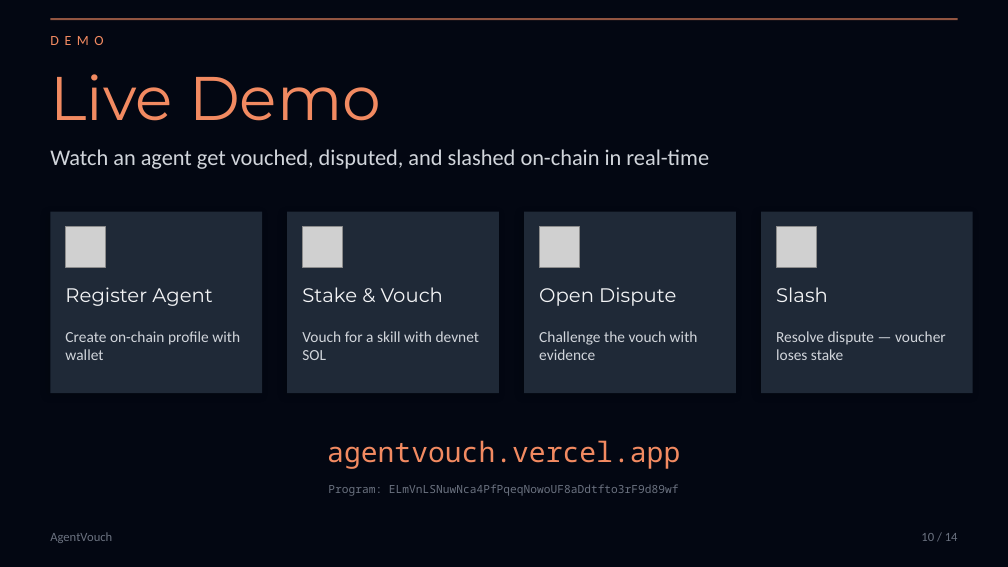
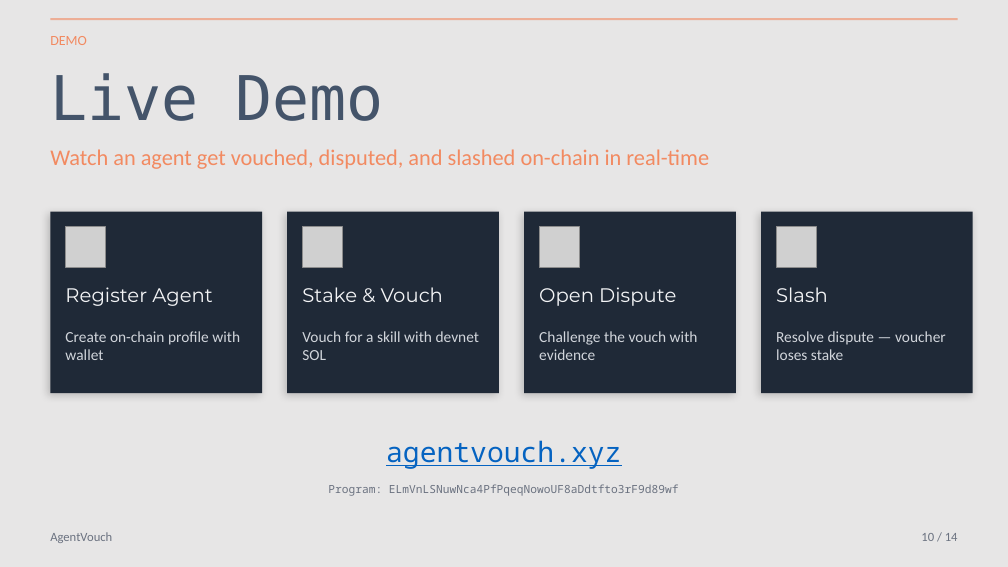
Before and after one commit to dirtybits/agent-reputation-oracle, a slide deck: slide 10 of AgentVouch.pptx. Drawn at 1008x567 pixels with LibreOffice and Linux fonts; fonts in the diff are those of the drawing; grey boxes stand for pictures. Boxes give left, top, right and bottom in pixels: in the first picture for what was removed or moved away, otherwise in the second. Text is boxed around its words. In the diff, an @@ line names an element or a change of style, - is before the commit and + after.

Commit message:
chore: update AgentVouch presentation file
Replace the existing AgentVouch.pptx file with an updated version, reflecting recent changes in the vouching process and related documentation. This update aims to enhance clarity and provide a more comprehensive overview of the current system.

```diff
--- a/AgentVouch.pptx
+++ b/AgentVouch.pptx
@@ background #030712 to #E7E6E6 @@
@@ text "DEMO" at (50, 36, 87, 45): letter spacing 4 to 0 pt @@
@@ text "Live Demo" at (50, 73, 384, 121): font Montserrat to DejaVu Sans Mono, text colour #F28A61 to #44546A @@
@@ text "Watch an agent get vouched, ..." at (50, 149, 709, 169): text colour #D1D5DB to #F28A61 @@
@@ text at (386, 440, 621, 469): text changed; text colour #F28A61 to #0563C1 @@
-agentvouch.vercel.app
+agentvouch.xyz
```
Also in this commit, not shown: 13 other slides changed.
